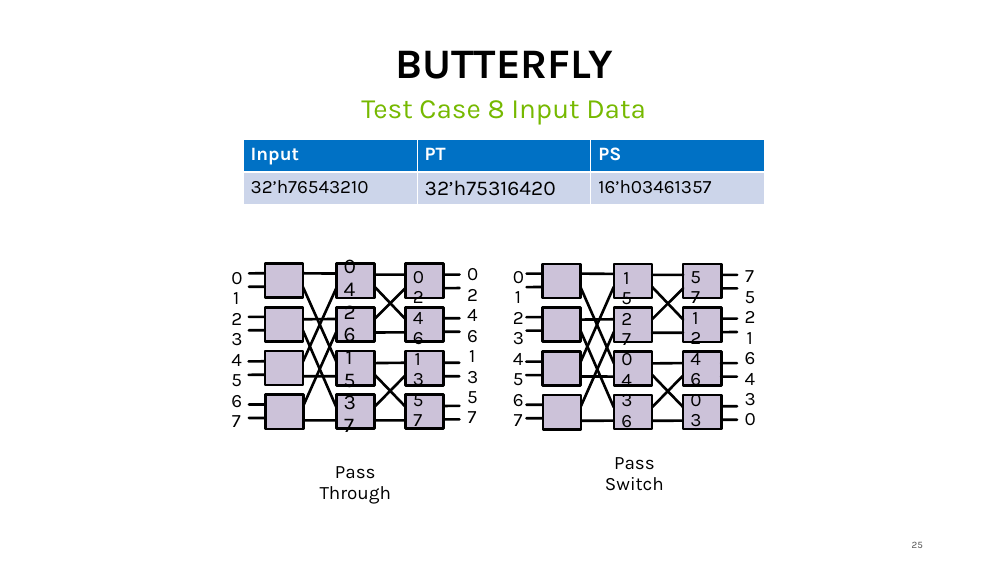
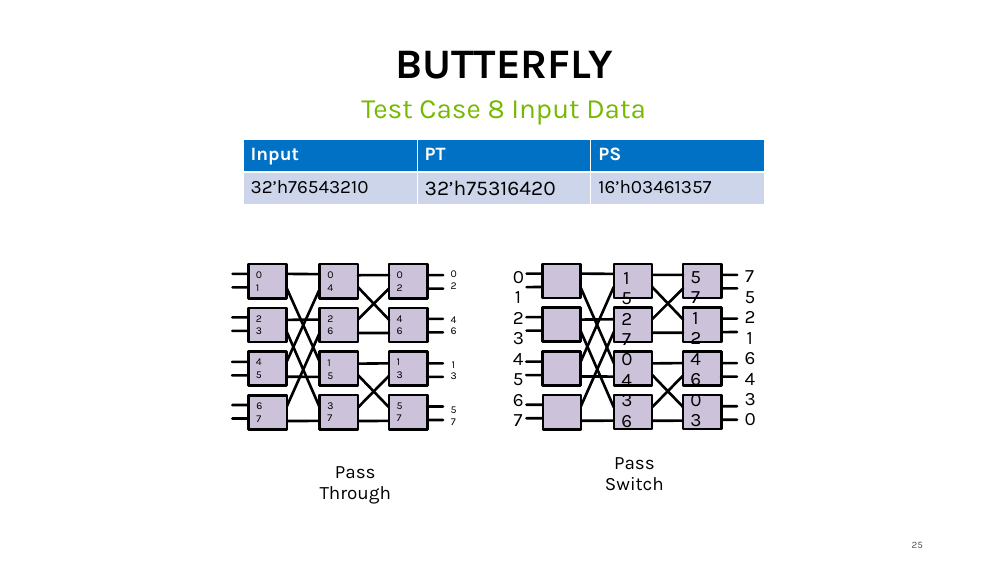
Before and after one commit to georgia-tech-synergy-lab/AcceleratorNoC, a slide deck: slide 25 of microswitch.pptx. Drawn at 1008x567 pixels with LibreOffice and Linux fonts; fonts in the diff are those of the drawing. Boxes give left, top, right and bottom in pixels: in the first picture for what was removed or moved away, otherwise in the second. Text is boxed around its words. In the diff, an @@ line names an element or a change of style, - is before the commit and + after.

```diff
--- a/microswitch.pptx
+++ b/microswitch.pptx
@@ text removed at [344,254,356,438] @@
-0
-4
-2
-6
-1
-5
-3
-7
@@ text "0": place and size @@
-text "0" at [467,268,478,423]
+text "0" at [451,270,457,425]
@@ text "0" at [451,270,457,425]: size 18 to 10 pt @@
@@ text removed at [231,272,242,427] @@
-0
-1
-2
-3
-4
-5
-6
-7
@@ 32 lines, 12 rectangles: place and size @@
-32 lines, 12 rectangles at [249,264,460,429]
+32 lines, 12 rectangles at [232,264,443,430]
@@ text removed at [413,271,424,432] @@
-0
-2
-4
-6
-1
-3
-5
-7
@@ group added at [249,264,428,430]: 12 rectangles @@
+0
+2
+4
+6
+1
+3
+5
+7
+0
+4
+2
+6
+1
+5
+3
+7
+0
+1
+2
+3
+4
+5
+6
+7
@@ group removed at [265,264,444,429]: 12 rectangles @@
```
Also in this commit, not shown: 3 slides added, 1 other file.
